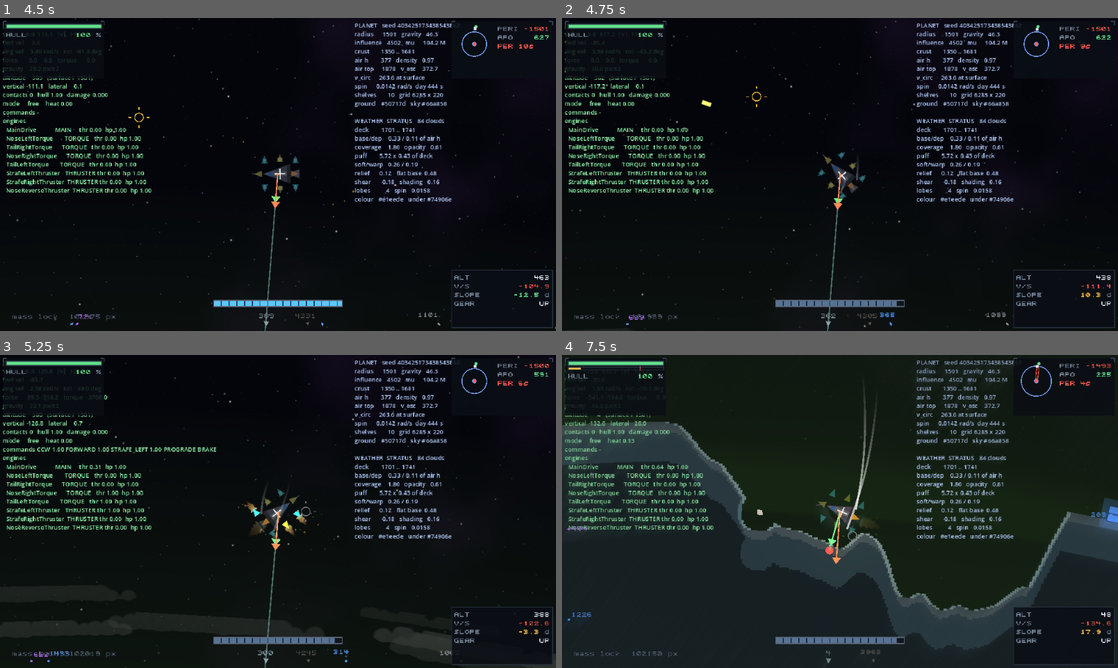
Above: before the commit, frames 1-4 (two rows, left to right).
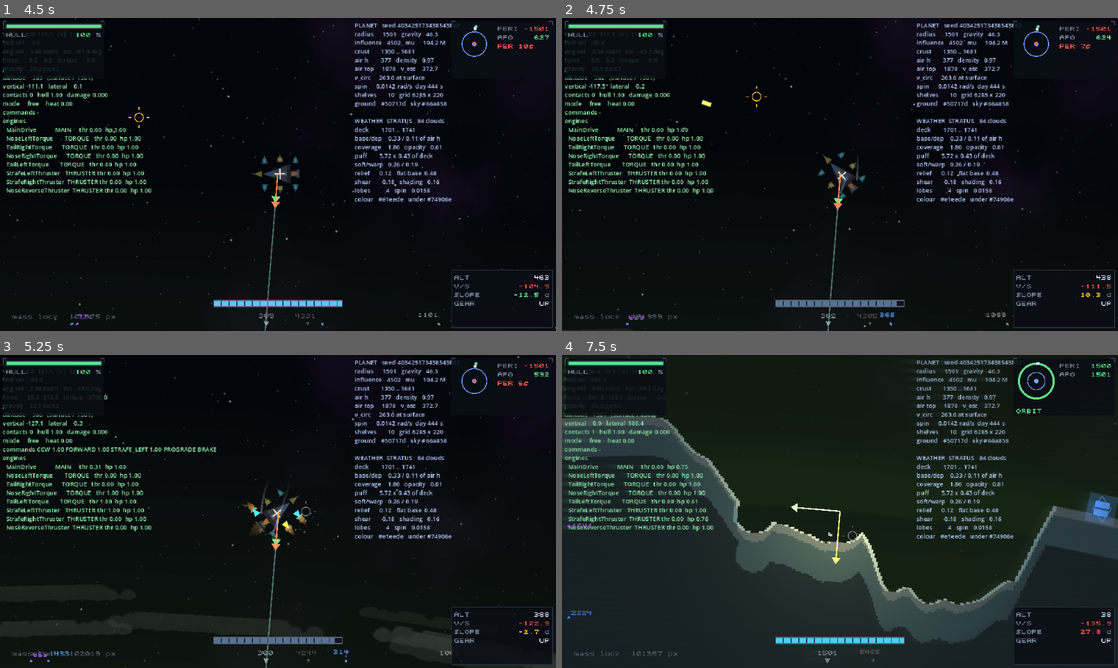
Above: after the commit, the same moments.

Repository: wroniasty/stardust
Game: Godot game, scene res://scenes/world.tscn
Same seed, same stepped clock (60 frames per second), same inputs: the game is played once before the commit and once after it.
Inputs (mouse positions are in pixels of both pictures, inside the frame that each line leads up to):
- Up to frame 1 (4.5 s): tap Enter (ui_accept) at 0.5 s; move the mouse to (400, 158) at 0.52 s; hold D (rotate_right) 0.53-1.25 s; hold B (boost) 0.53-1.25 s; click (400, 158) at 0.67 s; tap J (jump) at 0.77, 3.77 s; drag from (166, 190) to (250, 237) at 1.27 s; move the mouse to (333, 105) at 2.02 s; hold D (rotate_right) 2.03-2.75 s; tap Left (camera_rotate_left) at 2.1 s; drag from (250, 237) to (111, 127) at 2.77 s; move the mouse to (444, 221) at 3.52 s; hold A (rotate_left) 3.53-4.25 s; hold = (camera_zoom_in) 3.53-4.25 s; drag from (111, 127) to (194, 96) at 4.27 s
- Up to frame 2 (4.75 s): no input
- Up to frame 3 (5.25 s): move the mouse to (305, 511) at 5.02 s; hold Z (brake) from 5.03 s (still down); hold Home (hold_prograde) from 5.03 s (still down); click (305, 511) at 5.17 s
- Up to frame 4 (7.5 s): release Z (brake) at 5.75 s; release Home (hold_prograde) at 5.75 s; drag from (756, 433) to (728, 527) at 5.77 s; move the mouse to (962, 495) at 6.52 s; hold W (thrust_forward) 6.53-7.25 s; hold Space (ship_fire) 6.53-7.25 s; tap J (jump) at 6.77 s; drag from (728, 527) to (1101, 555) at 7.27 s

Frame 1 is identical in both runs. In frame 2, less than 0.1% of the frame differs, in the area x 6-99%, y 4-100%; in frame 3, 0.2%; in frame 4, 11%, in the area x 0-100%, y 0-99%.

Commit message:
The air turns with the planet: drag pulls towards air velocity, not zero
Co-Authored-By: Claude Sonnet 5.5 <noreply@anthropic.com>

Diff:
--- a/scripts/planet.gd
+++ b/scripts/planet.gd
@@ -826,8 +826,12 @@
 	var shell: Area2D = Area2D.new()
 	shell.name = "Shell%d" % index
 	shell.gravity_space_override = Area2D.SPACE_OVERRIDE_DISABLED
-	shell.linear_damp_space_override = Area2D.SPACE_OVERRIDE_COMBINE_REPLACE
-	shell.linear_damp = MAX_ATMOSPHERE_DAMP * atmosphere_density * profile.y
+	# Linear drag is applied by the bodies themselves (Ship._apply_air_drag),
+	# towards the air's velocity. An Area2D can only damp towards zero in world
+	# space, which ignores that the atmosphere turns with the planet. The value
+	# stays as the shell's nominal drag.
+	shell.linear_damp_space_override = Area2D.SPACE_OVERRIDE_DISABLED
+	shell.linear_damp =MAX_ATMOSPHERE_DAMP * atmosphere_density * profile.y
 	# Both overrides are set explicitly. Area2D.angular_damp defaults to 1.0,
 	# so leaving the override alone parks a very strong value on every shell
 	# waiting to be switched on by accident.
--- a/scripts/ship.gd
+++ b/scripts/ship.gd
@@ -1179,10 +1179,6 @@
 
 	if gear != null:
 		gear.advance(delta)
-		# Deployed legs only bite in air. Scaling by density rather than
-		# switching on a boolean keeps the speed brake worthless in vacuum,
-		# where a drag penalty would be nonsense.
-		linear_damp = gear.drag() * gear.extension * air_density
 
 	if flight_mode == FlightMode.LANDED:
 		if _wants_translation(commands) or brake_command:
@@ -1490,8 +1486,34 @@
 		_applied_force += force
 		_applied_torque += (engine.mount.position - center_of_mass).rotated(body_rotation).cross(force)
 
+	_apply_air_drag(state)
 	_resolve_terrain(state)
 	_update_heat(state.step)
+
+
+## Drags the ship towards the air's own velocity, not towards a standstill.
+##
+## The atmosphere turns with its planet, so the drag has to pull the velocity
+## towards `surface_velocity_at()`. Area2D `linear_damp` cannot do that: it
+## always damps towards zero in world space, which on a spinning planet
+## braked a hovering ship to a stop relative to the system and then left it
+## sliding backwards over the ground. The shells keep supplying the density
+## (and the angular drag); the linear part is done here.
+func _apply_air_drag(state: PhysicsDirectBodyState2D) -> void:
+	var planet: Planet = nearest_planet()
+	if planet == null:
+		return
+	var origin: Vector2 = state.transform.origin
+	var air: float = planet.air_density_at(origin)
+	if air <= 0.0:
+		return
+	var damp: float = Planet.MAX_ATMOSPHERE_DAMP * air
+	if gear != null:
+		damp += gear.drag() * gear.extension * air
+	var wind: Vector2 = planet.surface_velocity_at(origin)
+	var through: Vector2 = state.linear_velocity - wind
+	# Exponential rather than `damp * step`, so a heavy shell cannot overshoot.
+	state.linear_velocity = wind + through * exp(-damp * state.step)
 
 
 ## Decides whether the engines run on emergency power this tick, and takes
Not shown, changed: IDEAS.md
